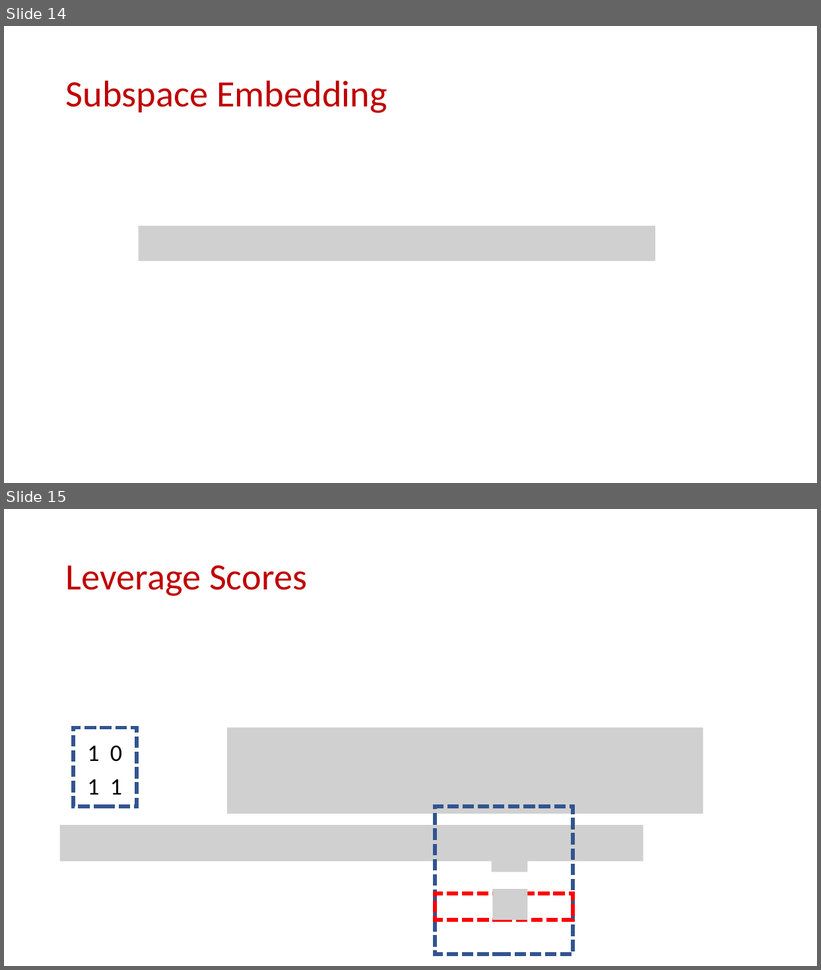
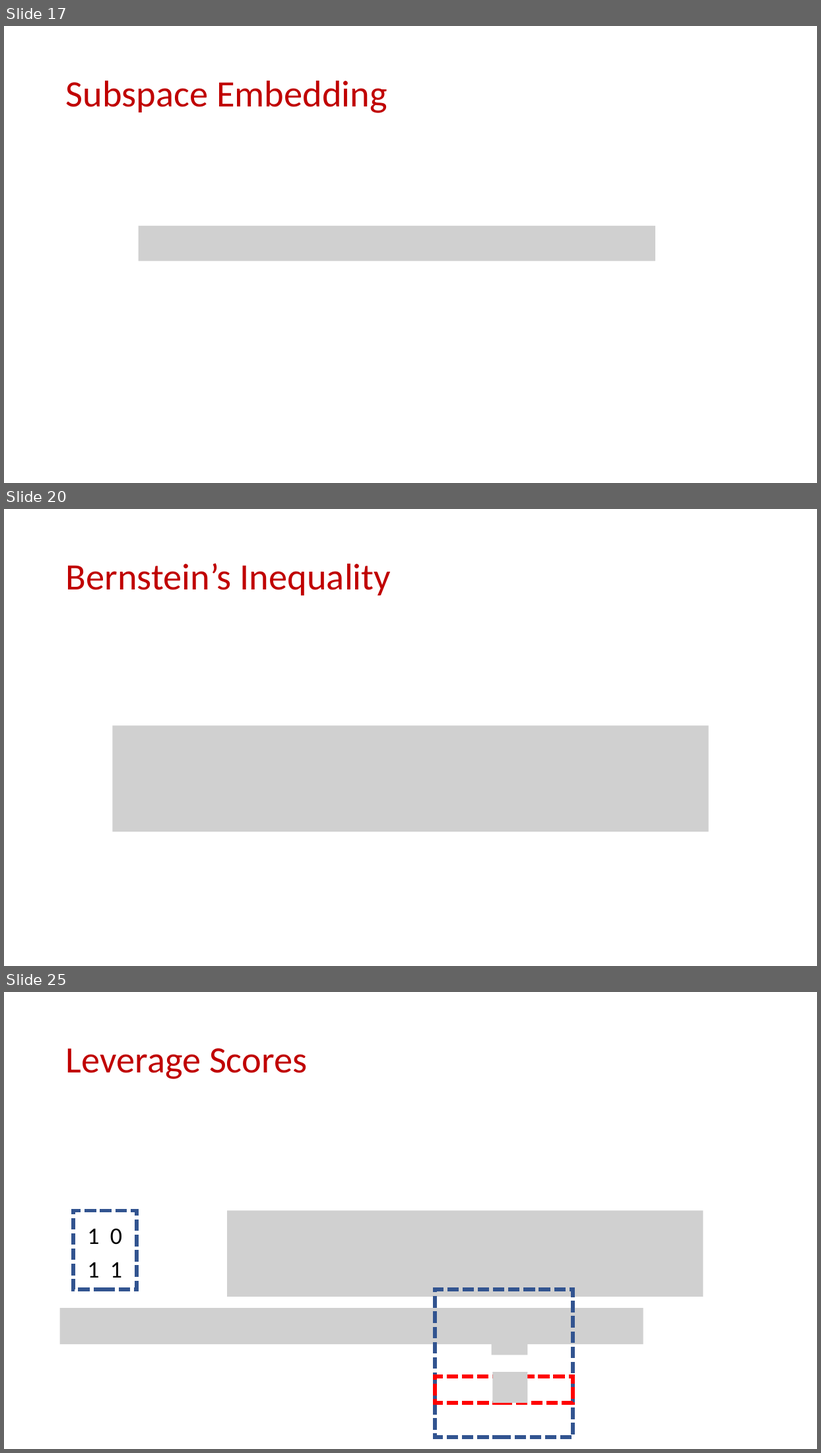
Before and after one commit to samsonzhou/samsonzhou.github.io, a slide deck: CSCE689-23/L31.pptx. Shown one above the other, each under a label of ours: slides 14 and 15 before the commit, slides 17, 20 and 25 after it; the slides between them are not shown. The pictures are 821x970 and 821x1453 pixels, drawn with LibreOffice and Linux fonts; fonts in the diff are those of the drawing; grey boxes stand for pictures. Boxes give left, top, right and bottom in pixels: in the first picture for what was removed or moved away, otherwise in the second. Text is boxed around its words. In the diff, an @@ line names an element or a change of style, - is before the commit and + after.

```diff
--- a/CSCE689-23/L31.pptx
+++ b/CSCE689-23/L31.pptx
@@ slide 20 added at [4, 509, 817, 966], background #FFFFFF @@
@@ title added at [66, 563, 391, 595], 44 pt, text #C00000 @@
+Bernstein’s Inequality
@@ picture added at [113, 725, 708, 832] @@
@@ what was slide 14 is now slide 17 @@
@@ what was slide 15 is now slide 25 @@
```
Also in this commit, not shown: 9 other slides added.
